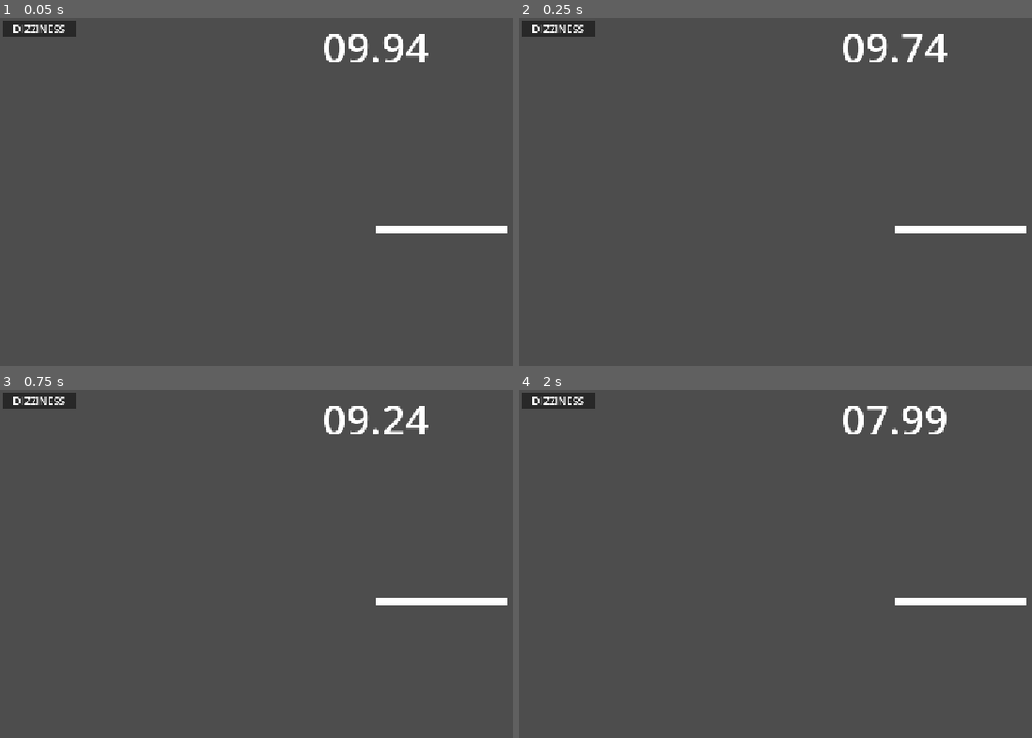
Above: before the commit, frames 1-4 (two rows, left to right).
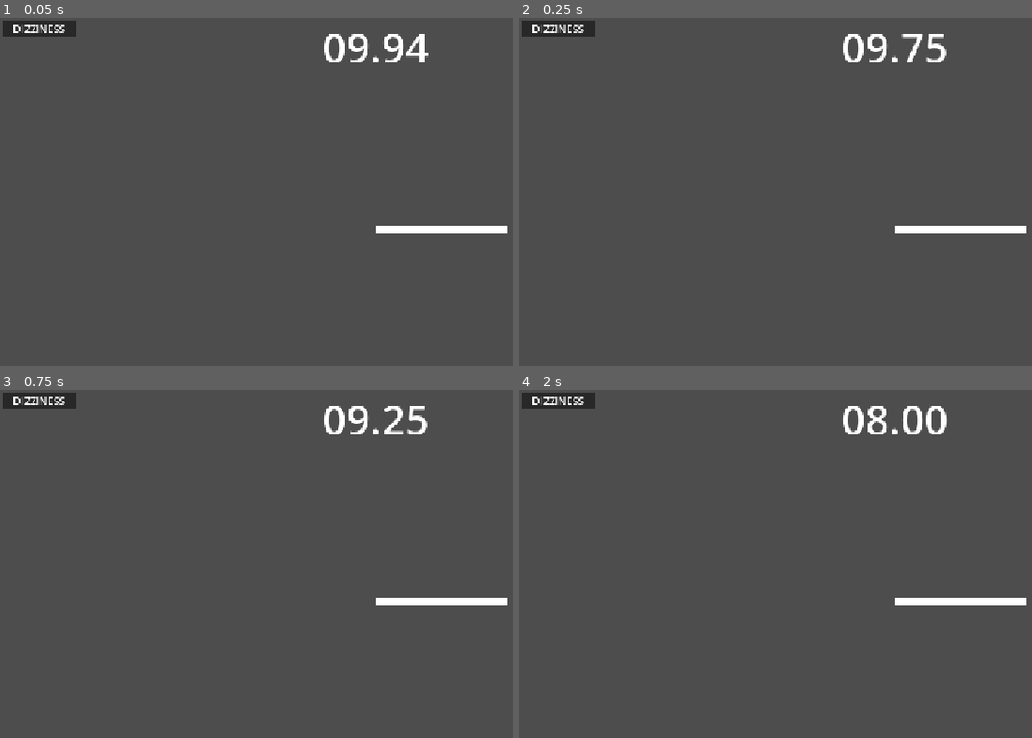
Above: after the commit, the same moments.

Repository: robplaysmusic-bit/dizzy-dash
Game: Godot game, scene res://levels/spin-test.tscn
Same seed, same stepped clock (60 frames per second), same inputs: the game is played once before the commit and once after it.
Inputs (mouse positions are in pixels of both pictures, inside the frame that each line leads up to):
- Up to frame 1 (0.05 s): no input
- Up to frame 2 (0.25 s): no input
- Up to frame 3 (0.75 s): tap Enter at 0.5 s; move the mouse to (outside the picture) at 0.52 s; hold D (right) from 0.53 s (still down); tap Backspace at 0.6 s; click (outside the picture) at 0.67 s
- Up to frame 4 (2 s): release D (right) at 1.25 s; drag from (744, 623) to (857, 685) at 1.27 s

Frame 1 is identical in both runs. In frame 2, 0.2% of the frame differs, in the area x 79-84%, y 4-13%; in frame 3, 0.2%; in frame 4, 0.4%, in the area x 67-84%, y 4-13%.

Commit message:
clean up timers and time formats
WIP results screen

Diff:
--- a/autoloads/dizzy_manager.gd
+++ b/autoloads/dizzy_manager.gd
@@ -90,3 +90,12 @@
 			_dizziness += 1
 		else:
 			_dizziness -= 1
+
+func format_time(time: float) -> String:
+	var seconds := int(time)
+	@warning_ignore("integer_division")
+	var minutes := seconds / 60
+	var subsec := int(fmod(time, 1.0) * 100.0)
+
+	# Update the UI label text using zero padding
+	return "%02d:%02d.%02d" % [minutes, seconds % 60, subsec % 100]
--- a/levels/level-1.tscn
+++ b/levels/level-1.tscn
@@ -7,10 +7,10 @@
 
 [node name="Level1" type="Node2D" unique_id=938879597]
 script = ExtResource("1_471vb")
-platinum_time = "00:10.00"
-gold_time = "00:12.00"
-silver_time = "00:15.00"
-bronze_time = "00:20.00"
+platinum_time = 10.0
+gold_time = 12.0
+silver_time = 15.0
+bronze_time = 25.0
 next_course = "uid://cwnxw1d3u2opj"
 
 [node name="Player" parent="." unique_id=715659999 instance=ExtResource("1_gp3yc")]
--- a/levels/level.gd
+++ b/levels/level.gd
@@ -1,9 +1,9 @@
 class_name Level extends Node2D
 
-@export var platinum_time : String = "00:00.00"
-@export var gold_time : String = "00:00.00"
-@export var silver_time : String = "00:00.00"
-@export var bronze_time : String = "00:00.00"
+@export var platinum_time : float = 0
+@export var gold_time : float = 0
+@export var silver_time : float = 0
+@export var bronze_time : float = 0
 @export_file("*.tscn") var next_course : String
 
 @onready var timer_ui: TimerUI = $TimerUI
--- a/levels/spin_minigame.gd
+++ b/levels/spin_minigame.gd
@@ -17,6 +17,9 @@
 @export var mini_game_time : float
 @export var warning_time : float
 
+var total_game_time_msec: int
+var mini_game_start_msec: int
+
 # number of completed spins (negative if spinning counter clockwise)
 var spins: int = 0
 # next angle range index needed to continue spin in either direction (<0 if unset)
@@ -35,13 +38,15 @@
 func _ready() -> void:
 	DizzyManager.set_dizziness(0)
 	_update_timer_label()
+	total_game_time_msec = int(mini_game_time * 1000)
+	mini_game_start_msec = Time.get_ticks_msec()
 	spin_time.start(mini_game_time)
 	warning_timer.start(warning_time)
 
 func _process(_delta: float) -> void:
 	if disabled : return
 
-	mini_game_time -= _delta
+	mini_game_time = (total_game_time_msec - (Time.get_ticks_msec() - mini_game_start_msec)) / 1000.0
 	_update_timer_label()
 
 	var input := Input.get_vector("left", "right", "up", "down")
--- /dev/null
+++ b/menus/result_row.gd
@@ -0,0 +1,10 @@
+class_name ResultRow extends Control
+
+@onready var left: Label = $Label
+@onready var right: Label = $Label2
+
+func set_text(description: String, time: float, color: Color) -> void:
+    left.add_theme_color_override("font_color", color)
+    right.add_theme_color_override("font_color", color)
+    left.text = description
+    right.text = DizzyManager.format_time(time)
--- /dev/null
+++ b/menus/result_row.tscn
@@ -0,0 +1,35 @@
+[gd_scene format=3 uid="uid://o52rpviwe7rp"]
+
+[ext_resource type="Script" uid="uid://cf37jj8rww1lf" path="res://menus/result_row.gd" id="1_3j28s"]
+
+[node name="ResultRow" type="Control" unique_id=1031830375]
+layout_mode = 3
+anchors_preset = 15
+anchor_right = 1.0
+anchor_bottom = 1.0
+grow_horizontal = 2
+grow_vertical = 2
+size_flags_horizontal = 3
+size_flags_vertical = 3
+script = ExtResource("1_3j28s")
+
+[node name="Label" type="Label" parent="." unique_id=1908045913]
+layout_mode = 1
+anchors_preset = 15
+anchor_right = 1.0
+anchor_bottom = 1.0
+grow_horizontal = 2
+grow_vertical = 2
+text = "Personal Best"
+vertical_alignment = 1
+
+[node name="Label2" type="Label" parent="." unique_id=275137789]
+layout_mode = 1
+anchors_preset = 15
+anchor_right = 1.0
+anchor_bottom = 1.0
+grow_horizontal = 2
+grow_vertical = 2
+text = "00:00.00"
+horizontal_alignment = 2
+vertical_alignment = 1
--- /dev/null
+++ b/menus/result_ui.gd
@@ -0,0 +1,10 @@
+class_name ResultUI extends VBoxContainer
+
+@onready var rows: Array[ResultRow] = [
+    $ResultRow,
+    $ResultRow2,
+    $ResultRow3,
+    $ResultRow4,
+    $ResultRow5,
+    $ResultRow6
+]
--- /dev/null
+++ b/menus/result_ui.tscn
@@ -0,0 +1,30 @@
+[gd_scene format=3 uid="uid://ciwrgipaomwj7"]
+
+[ext_resource type="Script" uid="uid://ofg720on0bqa" path="res://menus/result_ui.gd" id="1_77ax5"]
+[ext_resource type="PackedScene" uid="uid://o52rpviwe7rp" path="res://menus/result_row.tscn" id="2_nmg3m"]
+
+[node name="ResultUI" type="VBoxContainer" unique_id=873171624]
+anchors_preset = 15
+anchor_right = 1.0
+anchor_bottom = 1.0
+grow_horizontal = 2
+grow_vertical = 2
+script = ExtResource("1_77ax5")
+
+[node name="ResultRow" parent="." unique_id=1031830375 instance=ExtResource("2_nmg3m")]
+layout_mode = 2
+
+[node name="ResultRow2" parent="." unique_id=1706523300 instance=ExtResource("2_nmg3m")]
+layout_mode = 2
+
+[node name="ResultRow3" parent="." unique_id=622882069 instance=ExtResource("2_nmg3m")]
+layout_mode = 2
+
+[node name="ResultRow4" parent="." unique_id=543815126 instance=ExtResource("2_nmg3m")]
+layout_mode = 2
+
+[node name="ResultRow5" parent="." unique_id=457100944 instance=ExtResource("2_nmg3m")]
+layout_mode = 2
+
+[node name="ResultRow6" parent="." unique_id=1555637630 instance=ExtResource("2_nmg3m")]
+layout_mode = 2
--- a/menus/timer_ui.gd
+++ b/menus/timer_ui.gd
@@ -4,6 +4,7 @@
 # 1.0x time multiplier in the middile of the dizziness scale
 var TIME_MULTIPLIER_NUMERATOR : float = DizzyManager.MAX_STANDARD_DIZZY
 
+var start_time_msec: int = -1
 var actual_seconds_elapsed : float = 0
 var time_multiplier : float = 01.0
 var stopped : bool = false
@@ -17,6 +18,7 @@
 
 # Called when the node enters the scene tree for the first time.
 func _ready() -> void:
+	start_time_msec = Time.get_ticks_msec()
 	var dizziness = DizzyManager.get_dizziness()
 	if dizziness != 0:
 		time_multiplier = TIME_MULTIPLIER_NUMERATOR / dizziness
@@ -24,23 +26,17 @@
 		time_multiplier = TIME_MULTIPLIER_NUMERATOR
 
 # Called every frame. 'delta' is the elapsed time since the previous frame.
-func _process(delta: float) -> void:
+func _process(_delta: float) -> void:
 	if stopped: return
 
-	actual_seconds_elapsed += delta
-	# Format seconds into Minutes:Seconds.Millizcons (MM:SS.MS)
-	var seconds_displayed : int = actual_seconds_elapsed * time_multiplier
-	var minutes_displayed : int = seconds_displayed / 60
-	var millisconds_displayed : int = ((actual_seconds_elapsed * time_multiplier) - seconds_displayed) * 100
+	actual_seconds_elapsed = (Time.get_ticks_msec() - start_time_msec) / 1000.0
+	current_time.text = DizzyManager.format_time(actual_seconds_elapsed * time_multiplier)
 
-	# Update the UI label text using zero padding
-	current_time.text = "%02d:%02d.%02d" % [minutes_displayed, seconds_displayed % 60, millisconds_displayed % 100]
-
-func initialize_goal_times(plat : String, gold : String, silver : String, bronze : String):
-	platinum_time.text = plat
-	gold_time.text = gold
-	silver_time.text = silver
-	bronze_time.text = bronze
+func initialize_goal_times(plat : float, gold : float, silver : float, bronze : float):
+	platinum_time.text = DizzyManager.format_time(plat)
+	gold_time.text = DizzyManager.format_time(gold)
+	silver_time.text = DizzyManager.format_time(silver)
+	bronze_time.text = DizzyManager.format_time(bronze)
 
 func halt_timer():
 	stopped = true
Not shown, added: menus/result_row.gd.uid
Not shown, added: menus/result_ui.gd.uid
